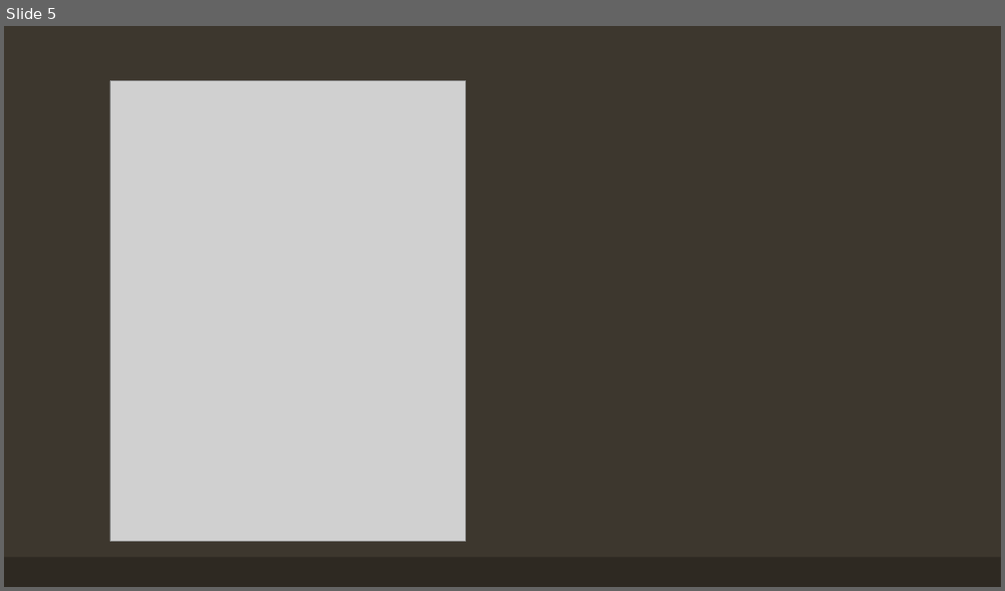
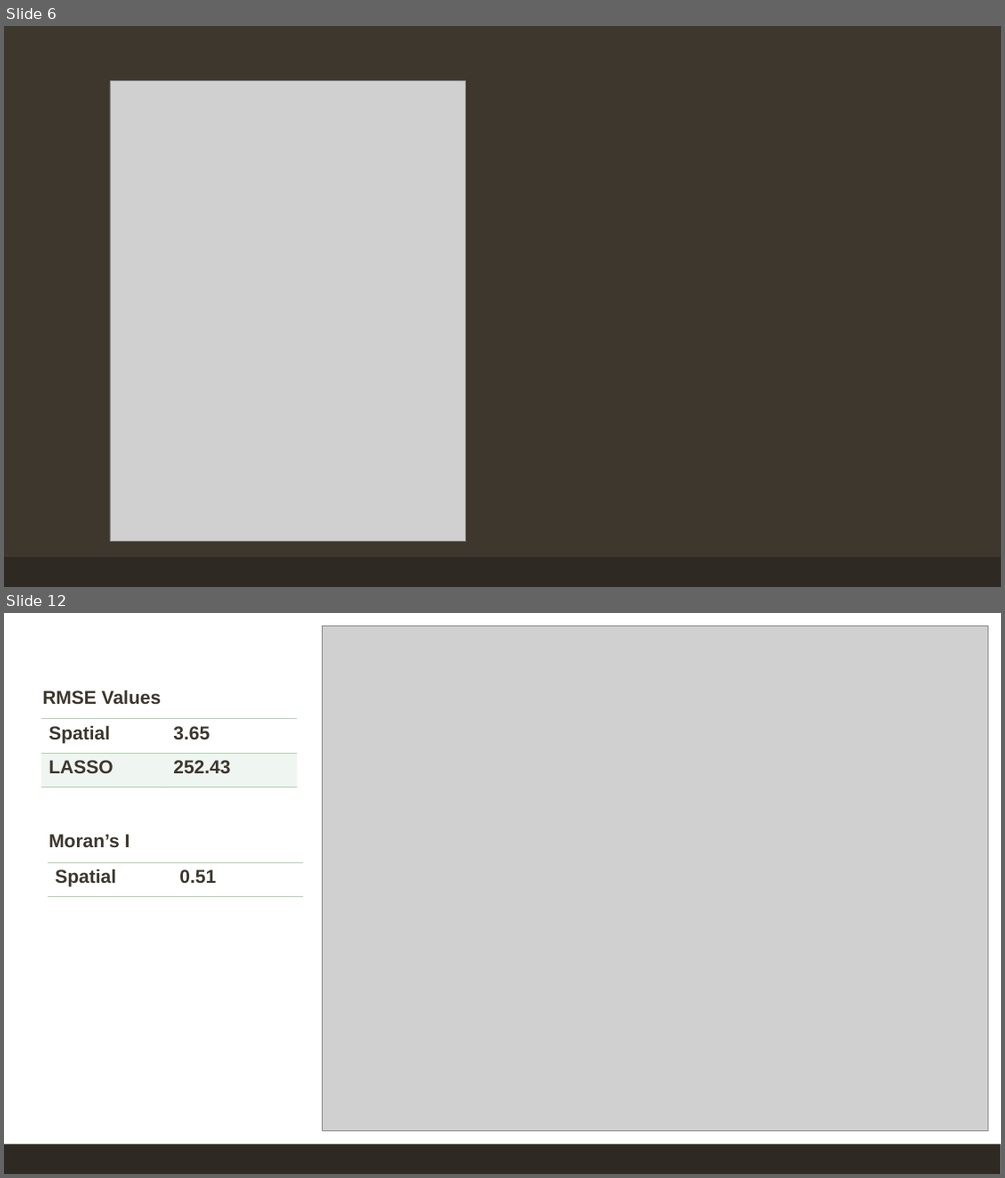
Before and after one commit to EEPlei/Americas-Warzone-Class-Project, a slide deck: Slides/final_slides.pptx. Shown one above the other, each under a label of ours: slide 5 before the commit, slides 6 and 12 after it; the slides between them are not shown. The pictures are 1005x591 and 1005x1178 pixels, drawn with LibreOffice and Linux fonts; fonts in the diff are those of the drawing; grey boxes stand for pictures. Boxes give left, top, right and bottom in pixels: in the first picture for what was removed or moved away, otherwise in the second. Text is boxed around its words. In the diff, an @@ line names an element or a change of style, - is before the commit and + after.

```diff
--- a/Slides/final_slides.pptx
+++ b/Slides/final_slides.pptx
@@ slide 12 added at [4, 613, 1001, 1174], background #FFFFFF; not listed: 1 template element that a slide beside it also shows @@
@@ picture added at [322, 625, 989, 1130] @@
@@ text added at [42, 690, 162, 704], 18 pt, text #3D372E, bold @@
+RMSE Values
@@ table added at [41, 719, 297, 788], 2 rows, 2 columns @@
+Spatial | 3.65
+LASSO | 252.43
@@ text added at [48, 834, 130, 847], 18 pt, text #3D372E, bold @@
+Moran’s I
@@ table added at [48, 862, 303, 896], 1 rows, 2 columns @@
+Spatial | 0.51
@@ what was slide 5 is now slide 6 @@
```
Also in this commit, not shown: 4 slides changed, 7 other slides added, 1 slide removed.
